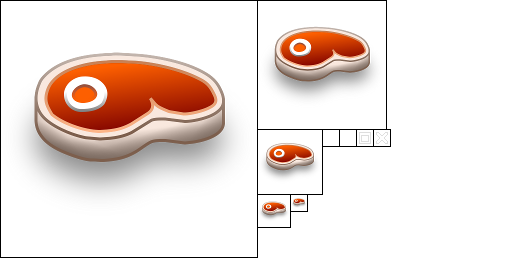
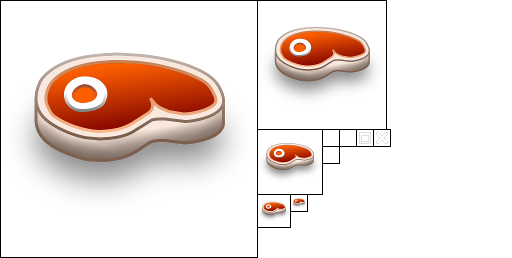
Layers edited between the first and the second 512×258 image:
painted on "New Layer" over [323, 147, 340, 164]
